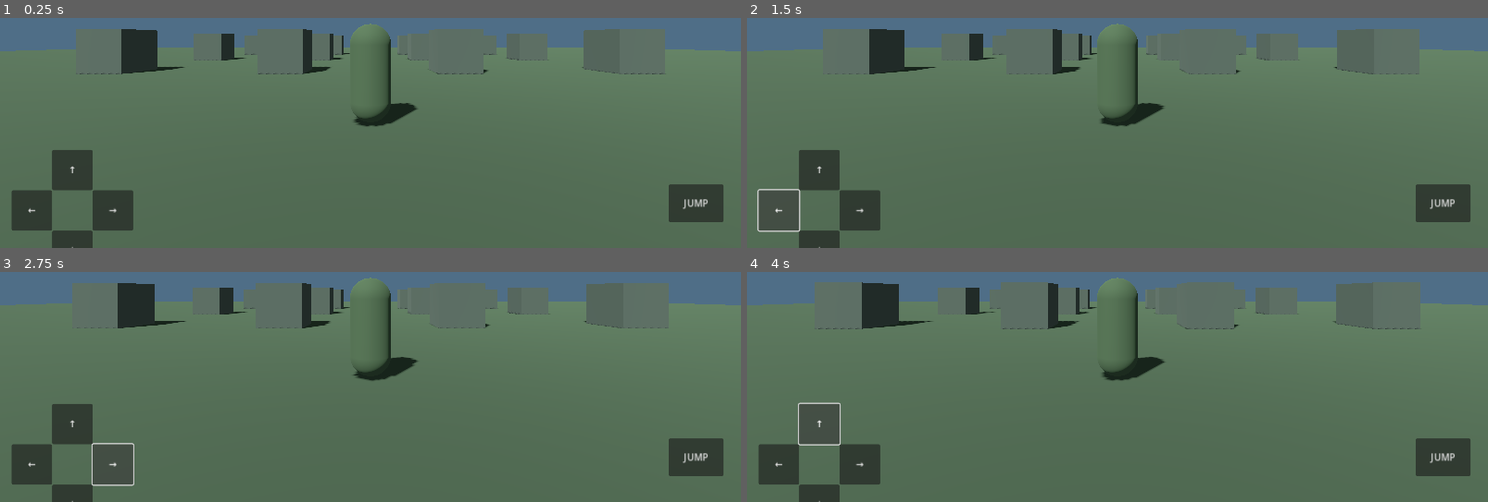
Above: before the commit, frames 1-4 (two rows, left to right).
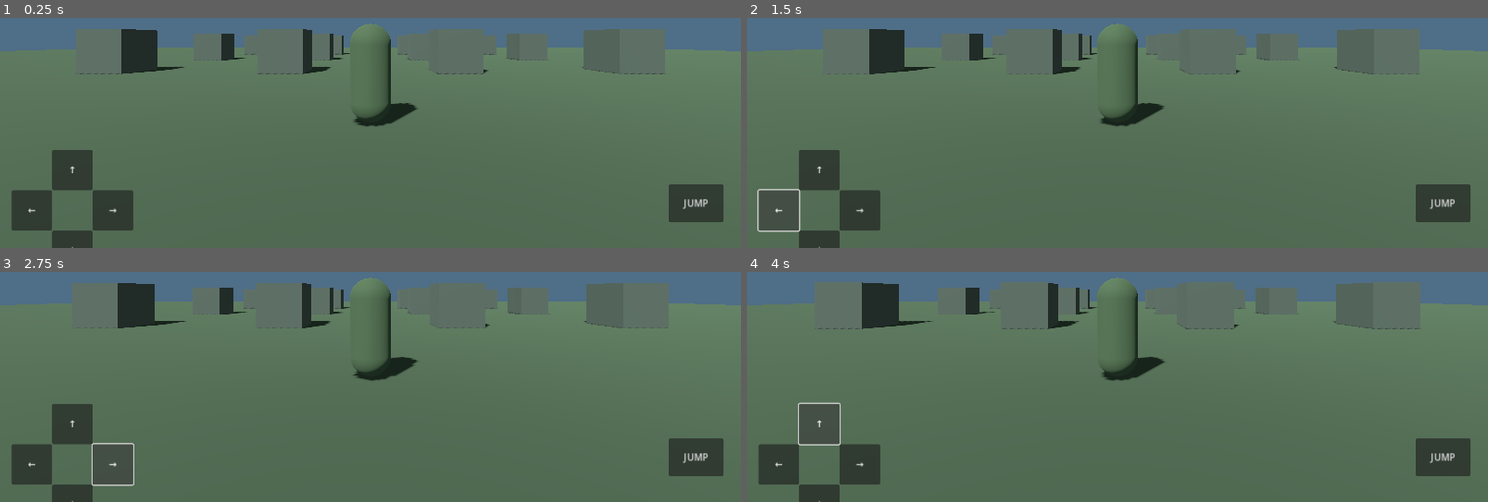
Above: after the commit, the same moments.

Repository: strda77/StrOnkLine
Game: Godot game, scene res://scenes/main.tscn
Two runs of this game, one before a commit and one after it. Both use one fixed random seed, a clock stepped at 60 frames per second and the inputs below.
Inputs:
- Up to frame 1 (0.25 s): no input
- Up to frame 2 (1.5 s): click "↑" at 0.5 s; click "←" at 1.25 s
- Up to frame 3 (2.75 s): click "→" at 2 s
- Up to frame 4 (4 s): click "JUMP" at 2.75 s; click "↑" at 3.5 s

The runs differ from the first frame. In frame 4, less than 0.1% of the frame differs, in the area x 63-81%, y 22-25%.

Commit message:
Add obstacle collision to 3D world

Diff:
--- a/scripts/main.gd
+++ b/scripts/main.gd
@@ -38,30 +38,43 @@
     ground.add_child(collision)
 
 
+
 func create_environment_objects() -> void:
     for i in range(12):
-        var block := MeshInstance3D.new()
+        var obstacle := StaticBody3D.new()
+        obstacle.name = "Cover_%02d" % i
+
         var box := BoxMesh.new()
         box.size = Vector3(2, 2, 2)
-        block.mesh = box
+
+        var mesh := MeshInstance3D.new()
+        mesh.mesh = box
 
         var material := StandardMaterial3D.new()
         material.albedo_color = Color(0.25, 0.29, 0.25)
-        block.material_override = material
+        material.roughness = 0.9
+        mesh.material_override = material
 
-        block.position = Vector3(
+        obstacle.add_child(mesh)
+
+        var collision := CollisionShape3D.new()
+        var shape := BoxShape3D.new()
+        shape.size = Vector3(2, 2, 2)
+        collision.shape = shape
+        obstacle.add_child(collision)
+
+        obstacle.position = Vector3(
             float((i % 4) * 8 - 12),
             1.0,
             float((i / 4) * -8 - 8)
         )
 
-        add_child(block)
-
+        add_child(obstacle)
 
 func create_player() -> void:
     player = CharacterBody3D.new()
     player.set_script(PLAYER_SCRIPT)
-    player.position = Vector3(0, 0.2, 0)
+    player.position = Vector3(0, 0, 0)
     add_child(player)
 
 
